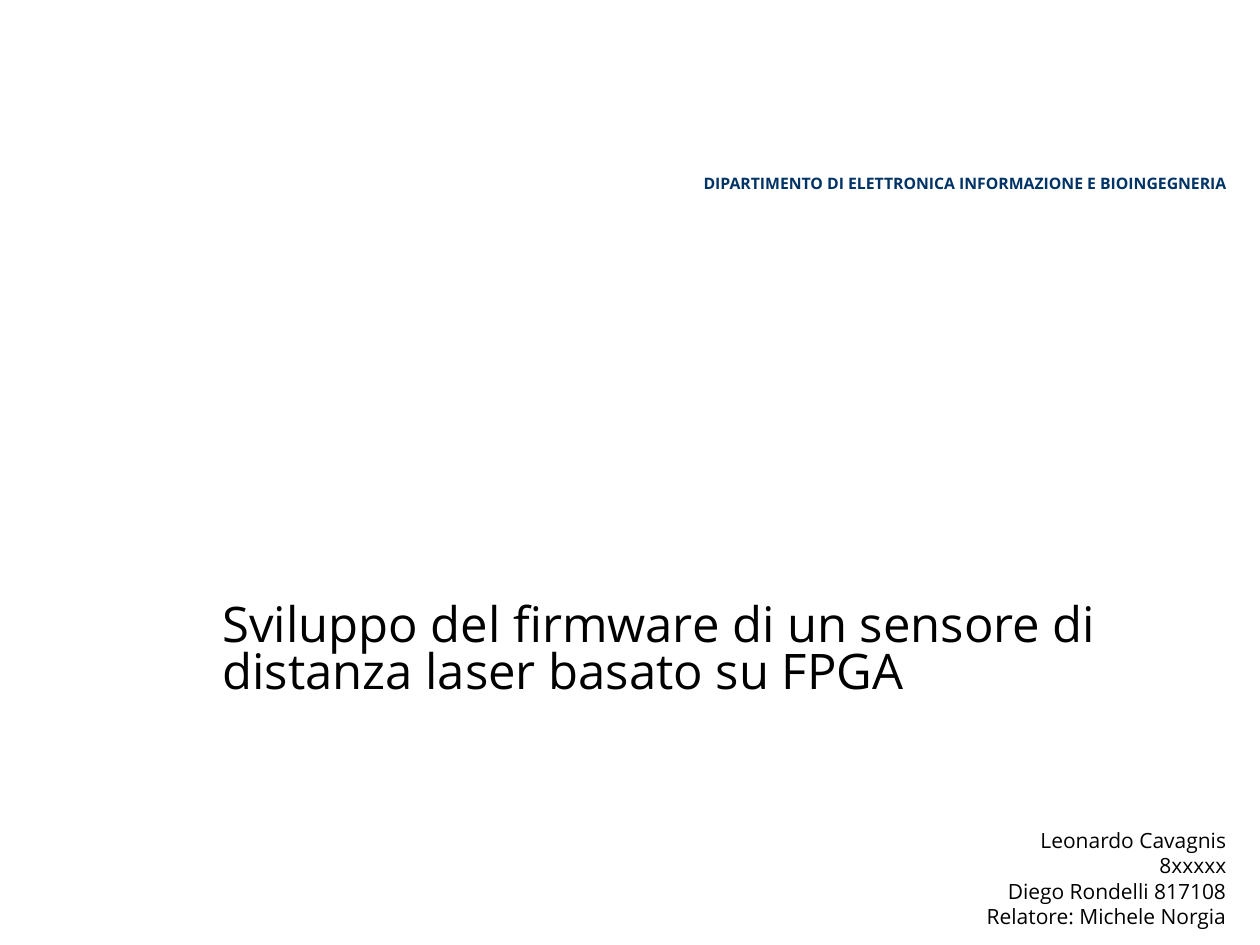
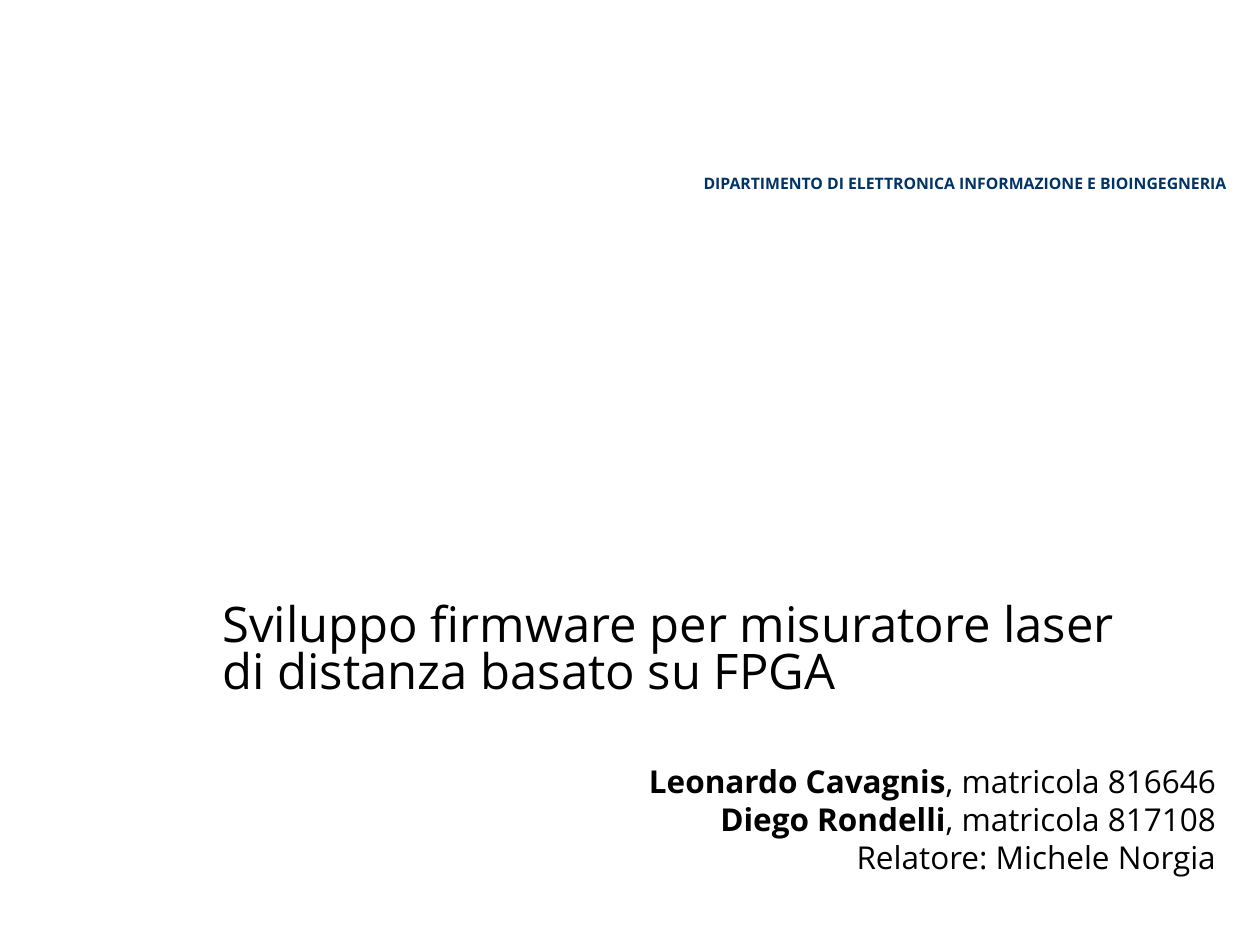
Before and after one commit to lcavagnispolimi/thesis_latex, a slide deck: slide 1 of presentazione_discussione.pptx. Drawn at 1260x945 pixels with LibreOffice and Linux fonts; fonts in the diff are those of the drawing; background and template pictures are left out. Boxes give left, top, right and bottom in pixels: in the first picture for what was removed or moved away, otherwise in the second. Text is boxed around its words. In the diff, an @@ line names an element or a change of style, - is before the commit and + after.

```diff
--- a/presentazione_discussione.pptx
+++ b/presentazione_discussione.pptx
@@ subtitle at (223, 604, 1113, 690): text changed @@
-Sviluppo del firmware di un sensore di distanza laser basato su FPGA
+Sviluppo firmware per misuratore laser di distanza basato su FPGA
@@ text "Leonardo Cavagnis, matricola 816646 Diego ...": place and size @@
-text "Leonardo Cavagnis, matricola 816646 Diego ..." at (987, 832, 1226, 929)
+text "Leonardo Cavagnis, matricola 816646 Diego ..." at (649, 769, 1216, 877)
@@ text at (649, 769, 1216, 839): text changed; size 12 to 18 pt @@
-Leonardo Cavagnis 8xxxxx
-Diego Rondelli 817108
+Leonardo Cavagnis, matricola 816646
+Diego Rondelli, matricola 817108
@@ rectangle removed at (879, 785, 1240, 911) @@
@@ text at (857, 845, 1216, 877): size 12 to 18 pt in "Relatore: Michele Norgia" @@
```
Also in this commit, not shown: 14 other slides changed, 1 slide added, 2 slides removed.
